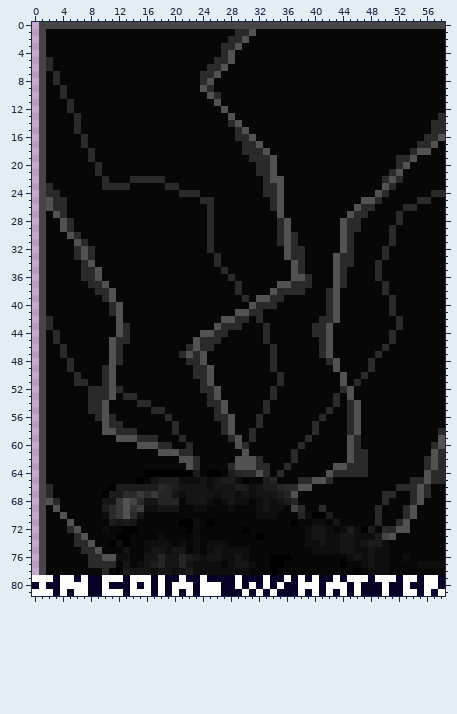
Edited in one commit: sprite sheet (assets/characters/wizard_char_cardbackground.png). Above is the file before it was changed.
The file is 59x82 pixels. Colours within 5 levels of each other are drawn and written as one.
The same view after the edit:
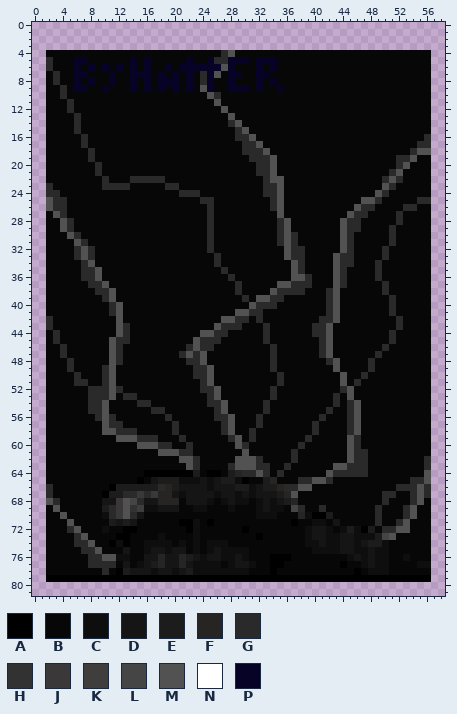
Palette (. is transparent): A #000000  B #070707  C #0e0e0e  D #151515  E #1c1c1c  F #272424  G #2a2a2a  H #323232  J #3a3838  K #403d3d  L #454545  M #525252  N #ffffff  P #060326
The exact change:
y 0: x 1..58 LLLLLLLLLLLLLLLLLLLLLLLLLLLLLLLLLLLLLLLLLLLLLLLLLLLLLLLLLL -> ..........................................................
y 1: x 1..58 LBBBBBBBBBBBBBBBBBBBBBBBBBBBGGMBBBBBBBBBBBBBBBBBBBBBBBBBBB -> ..........................................................
y 2: x 1..58 LBBBBBBBBBBBBBBBBBBBBBBBBBBGGMBBBBBBBBBBBBBBBBBBBBBBBBBBBB -> ..........................................................
y 3: x 1..58 LBBBBBBBBBBBBBBBBBBBBBBBBBGGMBBBBBBBBBBBBBBBBBBBBBBBBBBBBB -> ..........................................................
y 4: x 1 L -> .; x 57..58 BB -> ..
y 5: x 1 L -> .; x 6..7 BB -> PP; x 14 B -> P; x 16 B -> P; x 22 B -> P; x 25 B -> P; x 28..30 MBB -> PPP; x 32..34 BBB -> PPP; x 57..58 BB -> ..
y 6: x 1 L -> .; x 6 B -> P; x 8 B -> P; x 10 B -> P; x 12 B -> P; x 14 B -> P; x 16 B -> P; x 19 B -> P; x 21..26 BBBBGG -> PPPPPP; x 28 B -> P; x 32 B -> P; x 34 B -> P; x 57..58 BB -> ..
y 7: x 1 L -> .; x 6..7 BB -> PP; x 11 B -> P; x 14..16 BBB -> PPP; x 18 B -> P; x 20 B -> P; x 22 B -> P; x 25 G -> P; x 28..29 BB -> PP; x 32..33 BB -> PP; x 57..58 BB -> ..
y 8: x 1 L -> .; x 6 B -> P; x 8 B -> P; x 11 B -> P; x 14 B -> P; x 16 B -> P; x 18..20 BBB -> PPP; x 22 B -> P; x 25 M -> P; x 28 B -> P; x 32 B -> P; x 34 B -> P; x 57..58 BB -> ..
y 9: x 1 L -> .; x 6..7 BB -> PP; x 10 B -> P; x 14 B -> P; x 16 B -> P; x 18 B -> P; x 20 B -> P; x 22 B -> P; x 25 G -> P; x 28..30 BBB -> PPP; x 32 B -> P; x 35 B -> P; x 57..58 BB -> ..
y 10..12: x 1 L -> .; x 57..58 BB -> ..
y 13: x 1 L -> .; x 57..58 BG -> ..
y 14..15: x 1 L -> .; x 57..58 GG -> ..
y 16: x 1 L -> .; x 57..58 GM -> ..
y 17: x 1 L -> .; x 57..58 MB -> ..
y 18..23: x 1 L -> .; x 57..58 BB -> ..
y 24: x 1 L -> .; x 57..58 GG -> ..
y 25..57: x 1 L -> .; x 57..58 BB -> ..
y 58: x 1 L -> .; x 57..58 BG -> ..
y 59: x 1 L -> .; x 57..58 BM -> ..
y 60: x 1 L -> .; x 57..58 GM -> ..
y 61..63: x 1 L -> .; x 57..58 MG -> ..
y 64..65: x 1 L -> .; x 57..58 GG -> ..
y 66..76: x 1 L -> .; x 57..58 BB -> ..
y 77: x 1 L -> .; x 57..58 CC -> ..
y 78: x 1 L -> .; x 57..58 BB -> ..
y 79: x 0..58 NNNPNNPNPPNNNPNNNPNPPNPPNPPPPNPPPNPPNPNPNPPNPNNNPNNNPNNPNNP -> ..AAAAAAAAAAAAAAAAAAAAAAAAAAAAAAAAAAAAAAAAAAAAAAAAAAAAAAA..
y 80: x 0..58 PNPPNNNNPPNPPPNPNPNPNNNPNNNPPNPNPNPNPPNNNPNNNPNPPPNPPNPPNNP -> ...........................................................
y 81: x 0..58 NNNPNPNNPPNNNPNNNPNPNPNPNNNPPPNPNPNPPPNPNPNPNPNPPPNPPNNPNPN -> ...........................................................
Where, in picture pixels (left, top, right, bottom), the same in both pictures:
changed: (32, 22, 445, 596)
